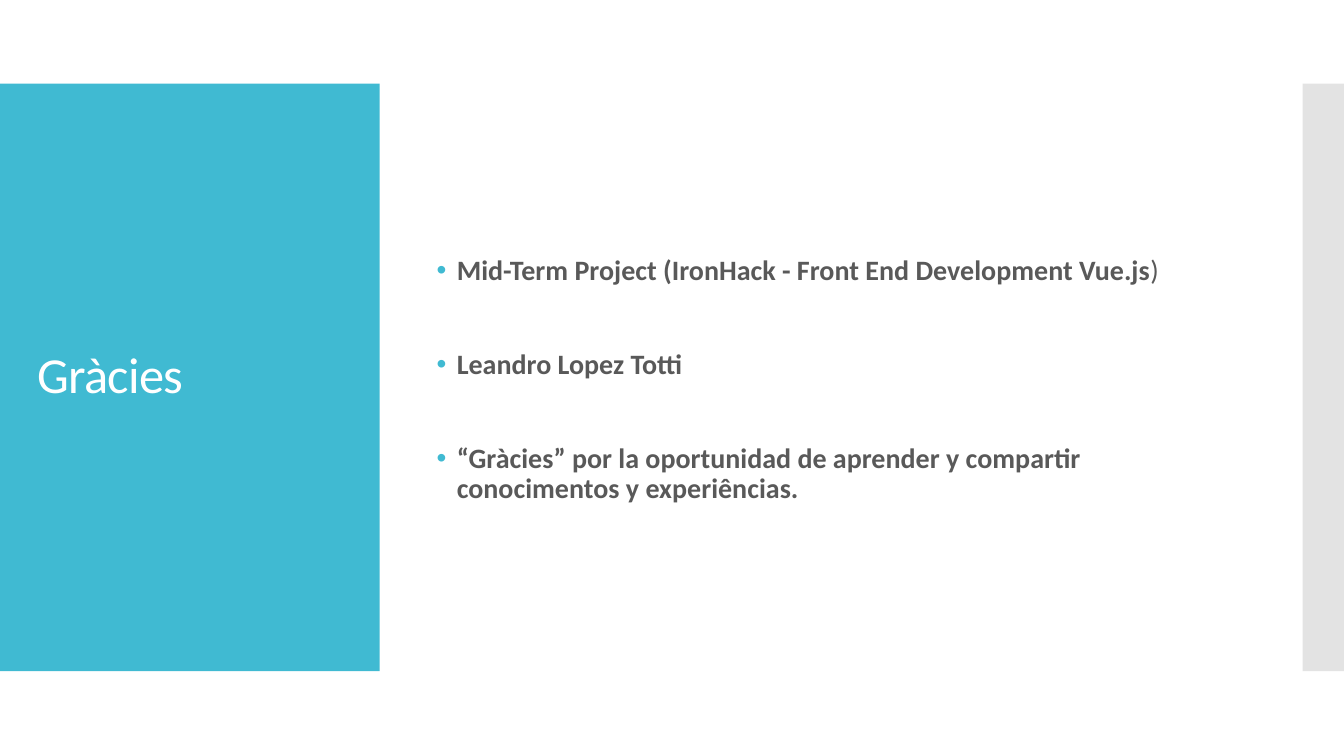
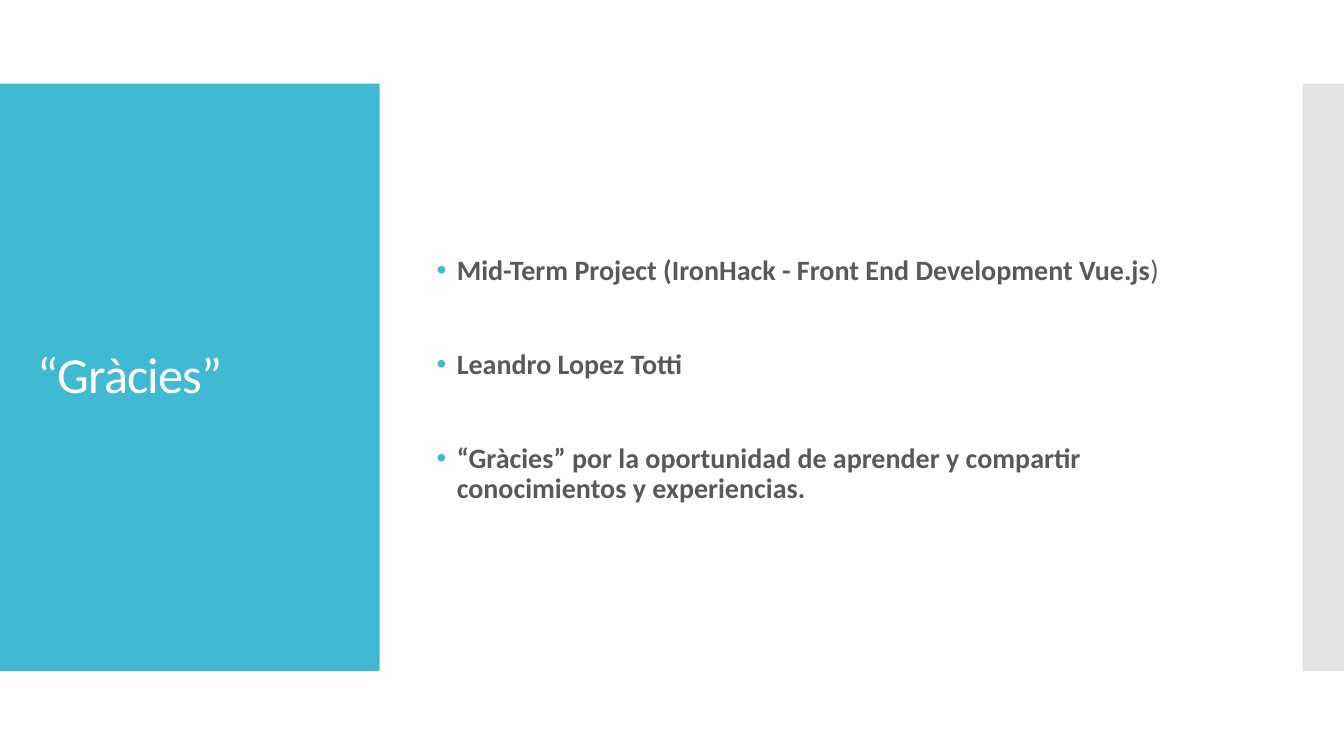
Before and after one commit to lltotti/Mid-term_Project-, a slide deck: slide 7 of Presentacion.pptx. Drawn at 1344x756 pixels with LibreOffice and Linux fonts; fonts in the diff are those of the drawing. Boxes give left, top, right and bottom in pixels: in the first picture for what was removed or moved away, otherwise in the second. Text is boxed around its words. In the diff, an @@ line names an element or a change of style, - is before the commit and + after.

```diff
--- a/Presentacion.pptx
+++ b/Presentacion.pptx
@@ title at <box>38,357,223,394</box>: text changed @@
-Gràcies
+“Gràcies”
@@ text at <box>457,447,1081,503</box>: text changed @@
-• “Gràcies” por la oportunidad de aprender y compartir conocimentos y experiências.
+• “Gràcies” por la oportunidad de aprender y compartir conocimientos y experiencias.
```
Also in this commit, not shown: 4 other slides changed, 1 other file.
